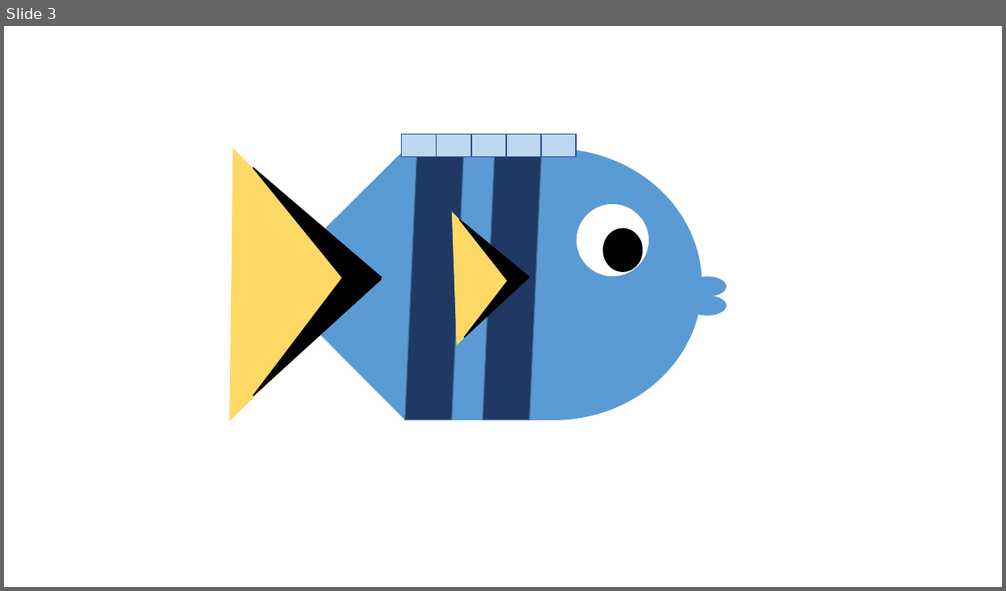
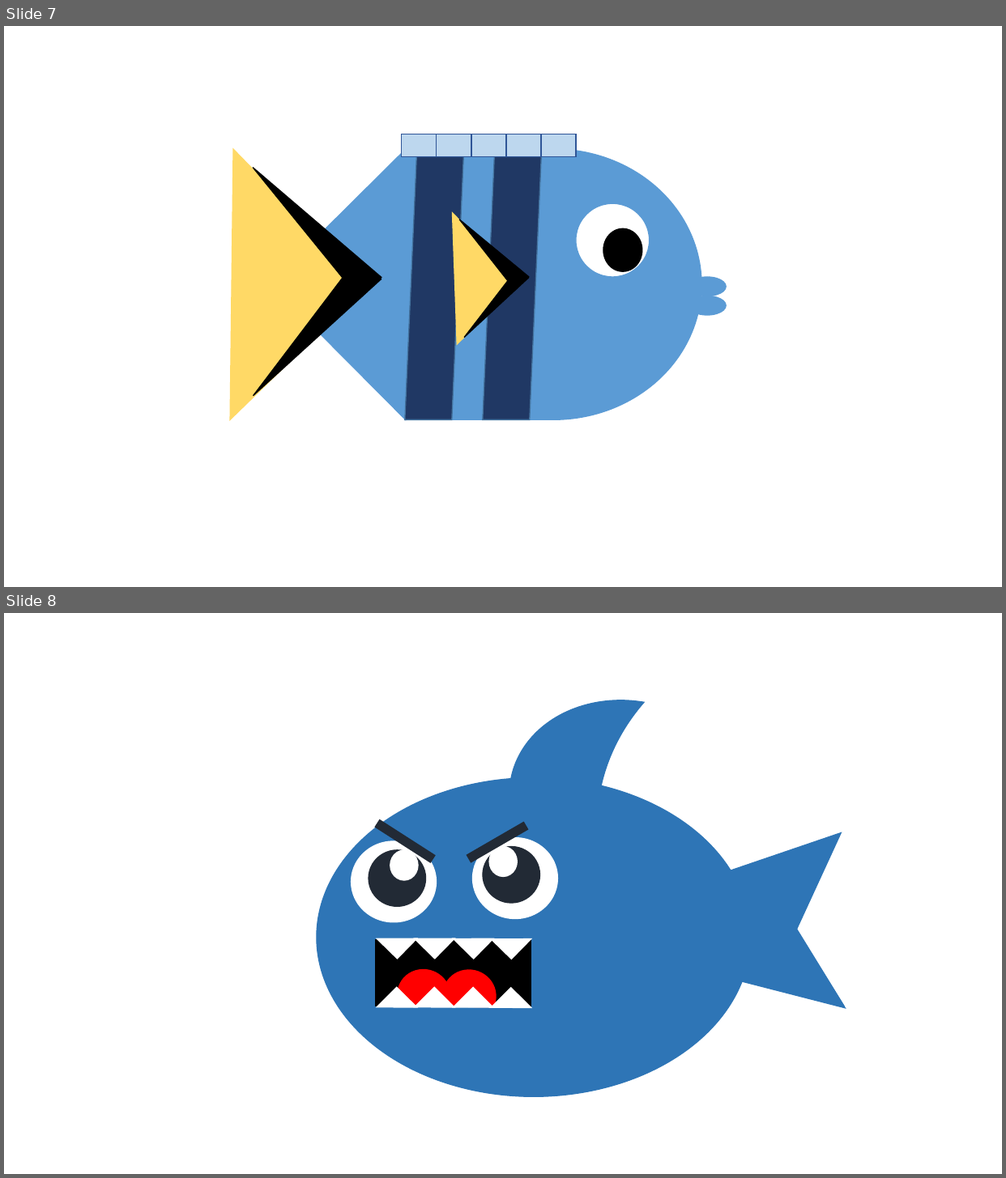
Before and after one commit to hailey-K/MonoGame-Flappy-Fish-, a slide deck: FlappyFish/image.pptx. Shown one above the other, each under a label of ours: slide 3 before the commit, slides 7 and 8 after it. The pictures are 1006x591 and 1006x1178 pixels, drawn with LibreOffice and Linux fonts; fonts in the diff are those of the drawing. Boxes give left, top, right and bottom in pixels: in the first picture for what was removed or moved away, otherwise in the second. Text is boxed around its words. In the diff, an @@ line names an element or a change of style, - is before the commit and + after.

```diff
--- a/FlappyFish/image.pptx
+++ b/FlappyFish/image.pptx
@@ slide 8 added at <box>4,613,1002,1174</box>, background #FFFFFF @@
@@ moon added at <box>494,683,644,898</box>, fill #2E75B6, outline #2E75B6 1 pt @@
@@ ellipse added at <box>317,777,751,1097</box>, fill #2E75B6, outline #2E75B6 1 pt @@
@@ right triangle added at <box>669,778,842,947</box>, fill #2E75B6, outline #2E75B6 1 pt @@
@@ rectangle added at <box>375,820,435,863</box>, fill #222A35, outline #222A35 1 pt @@
@@ rectangle added at <box>467,822,528,862</box>, fill #222A35, outline #222A35 1 pt @@
@@ ellipse added at <box>351,841,437,922</box>, fill #FFFFFF, outline #FFFFFF 1 pt @@
@@ ellipse added at <box>368,850,425,906</box>, fill #222A35, outline #222A35 1 pt @@
@@ ellipse added at <box>390,850,418,880</box>, fill #FFFFFF, outline #FFFFFF 1 pt @@
@@ ellipse added at <box>473,838,558,919</box>, fill #FFFFFF, outline #FFFFFF 1 pt @@
@@ ellipse added at <box>484,846,540,903</box>, fill #222A35, outline #222A35 1 pt @@
@@ ellipse added at <box>489,846,517,876</box>, fill #FFFFFF, outline #FFFFFF 1 pt @@
@@ right triangle added at <box>756,834,869,953</box>, fill #2E75B6, outline #2E75B6 1 pt @@
@@ right triangle added at <box>670,897,846,1075</box>, fill #2E75B6, outline #2E75B6 1 pt @@
@@ right triangle added at <box>377,918,417,959</box>, fill #FFFFFF, outline #FFFFFF 1 pt @@
@@ right triangle added at <box>415,918,454,959</box>, fill #FFFFFF, outline #FFFFFF 1 pt @@
@@ right triangle added at <box>454,918,493,959</box>, fill #FFFFFF, outline #FFFFFF 1 pt @@
@@ right triangle added at <box>492,919,531,960</box>, fill #FFFFFF, outline #FFFFFF 1 pt @@
@@ right triangle added at <box>756,911,845,1025</box>, fill #2E75B6, outline #2E75B6 1 pt @@
@@ rectangle added at <box>375,940,531,1006</box>, fill #000000, outline #000000 1 pt @@
@@ chord (boxed as its full ellipse) added at <box>390,963,458,1029</box>, fill #FF0000, outline #FF0000 1 pt @@
@@ chord (boxed as its full ellipse) added at <box>436,963,503,1029</box>, fill #FF0000, outline #FF0000 1 pt @@
@@ right triangle added at <box>377,987,417,1028</box>, fill #FFFFFF, outline #FFFFFF 1 pt @@
@@ right triangle added at <box>415,987,454,1028</box>, fill #FFFFFF, outline #FFFFFF 1 pt @@
@@ right triangle added at <box>454,987,493,1028</box>, fill #FFFFFF, outline #FFFFFF 1 pt @@
@@ right triangle added at <box>492,987,531,1028</box>, fill #FFFFFF, outline #FFFFFF 1 pt @@
@@ what was slide 3 is now slide 7 @@
```
Also in this commit, not shown: 7 other slides added, 1 slide removed, 41 other files.
